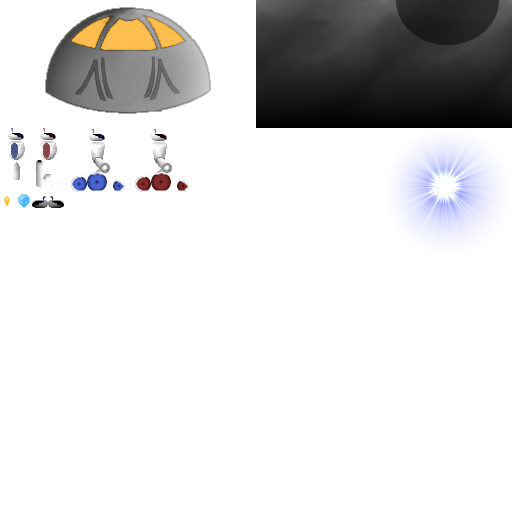
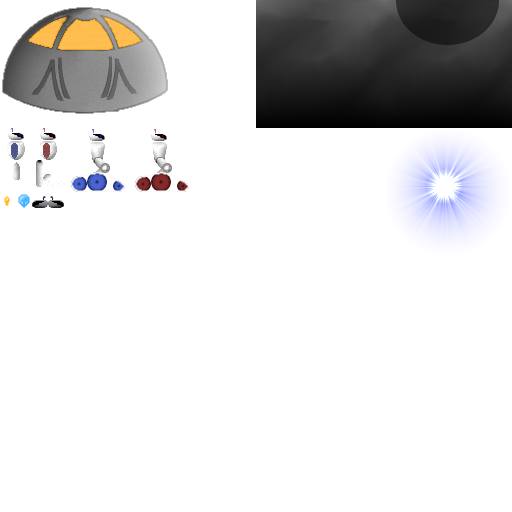
Revision of a layered 512 × 512 image; what changed, layer by layer:
painted on "transparency #2" over <box>4,7,211,114</box>
painted on "Background" over <box>4,8,209,113</box>
painted on "transparency" over <box>2,7,211,114</box>
